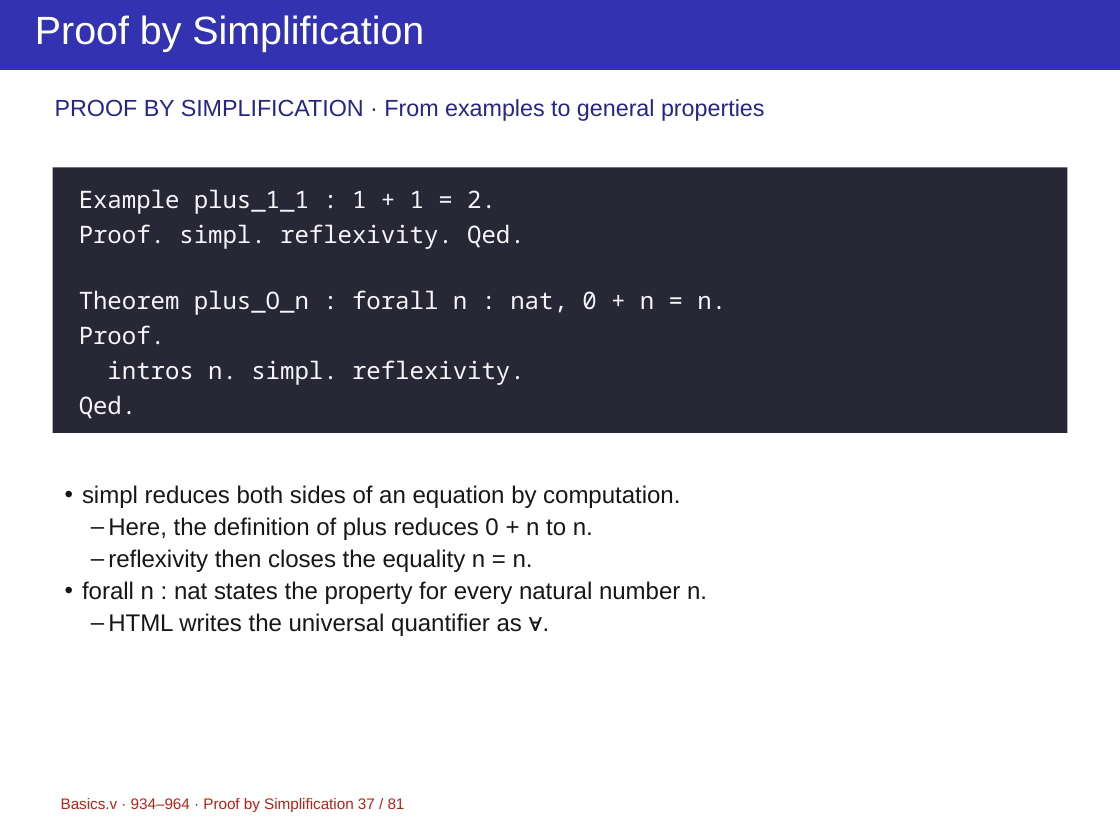
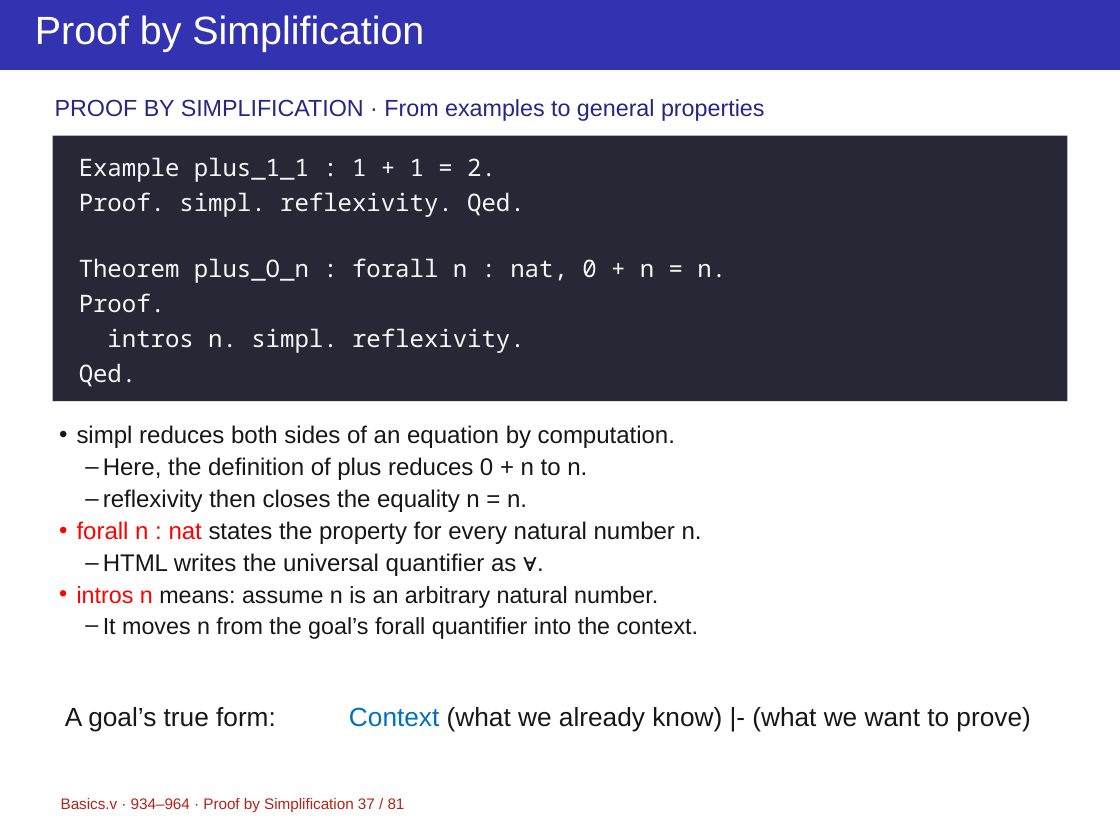
Before and after one commit to yuanruizhang5a/ppt-master, a slide deck: slide 37 of projects/course-rocq/Basics-2.pptx. Drawn at 1120x840 pixels with LibreOffice and Linux fonts; fonts in the diff are those of the drawing. Boxes give left, top, right and bottom in pixels: in the first picture for what was removed or moved away, otherwise in the second. Text is boxed around its words. In the diff, an @@ line names an element or a change of style, - is before the commit and + after.

```diff
--- a/projects/course-rocq/Basics-2.pptx
+++ b/projects/course-rocq/Basics-2.pptx
@@ rectangle: place and size @@
-rectangle at bbox=[52, 167, 1068, 432]
+rectangle at bbox=[52, 135, 1068, 401]
@@ text "Example plus_1_1 : 1 + ...": place and size @@
-text "Example plus_1_1 : 1 + ..." at bbox=[79, 189, 726, 419]
+text "Example plus_1_1 : 1 + ..." at bbox=[79, 157, 726, 387]
@@ text "simpl reduces both sides of ...": place and size @@
-text "simpl reduces both sides of ..." at bbox=[82, 485, 707, 636]
+text "simpl reduces both sides of ..." at bbox=[77, 425, 702, 639]
@@ text at bbox=[77, 521, 702, 544]: text colour #171717 to #FF0000 in "forall n : nat" @@
@@ text at bbox=[77, 586, 698, 639]: paragraphs added @@
+• intros n means: assume n is an arbitrary natural number.
+  – It moves n from the goal’s forall quantifier into the context.
@@ text added at bbox=[65, 707, 1030, 731], 18 pt, text #171717 @@
+A goal’s true form: Context (what we already know) |- (what we want to prove)
```
Also in this commit, not shown: 14 other slides changed, 6 other files.
